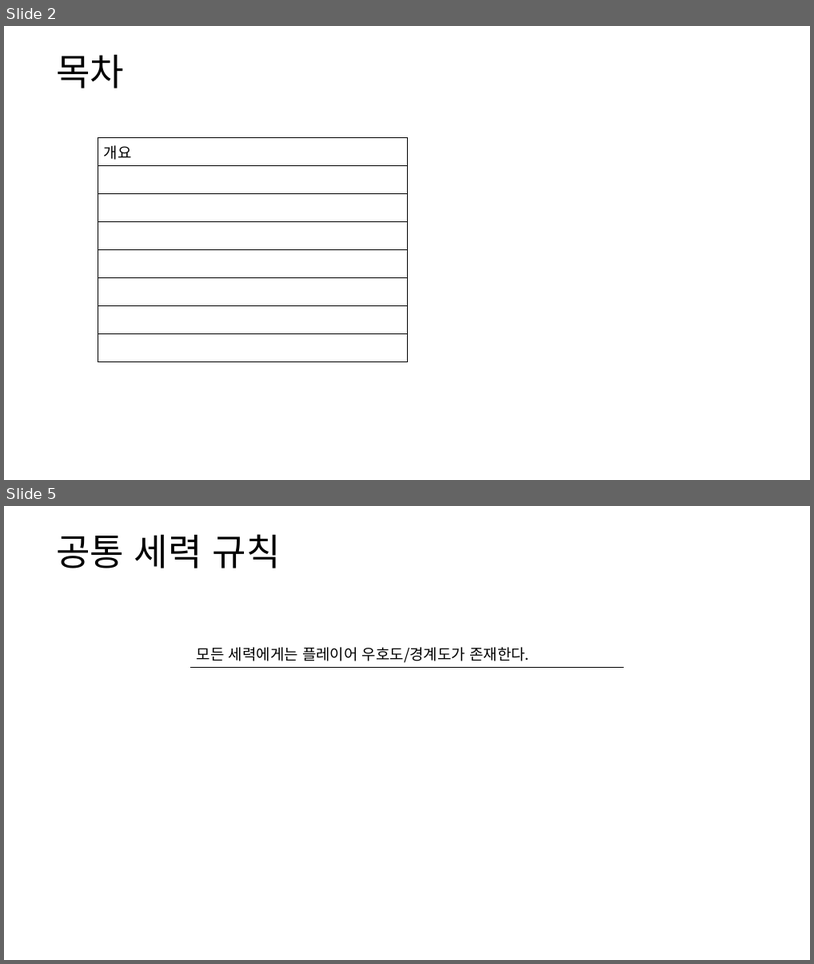
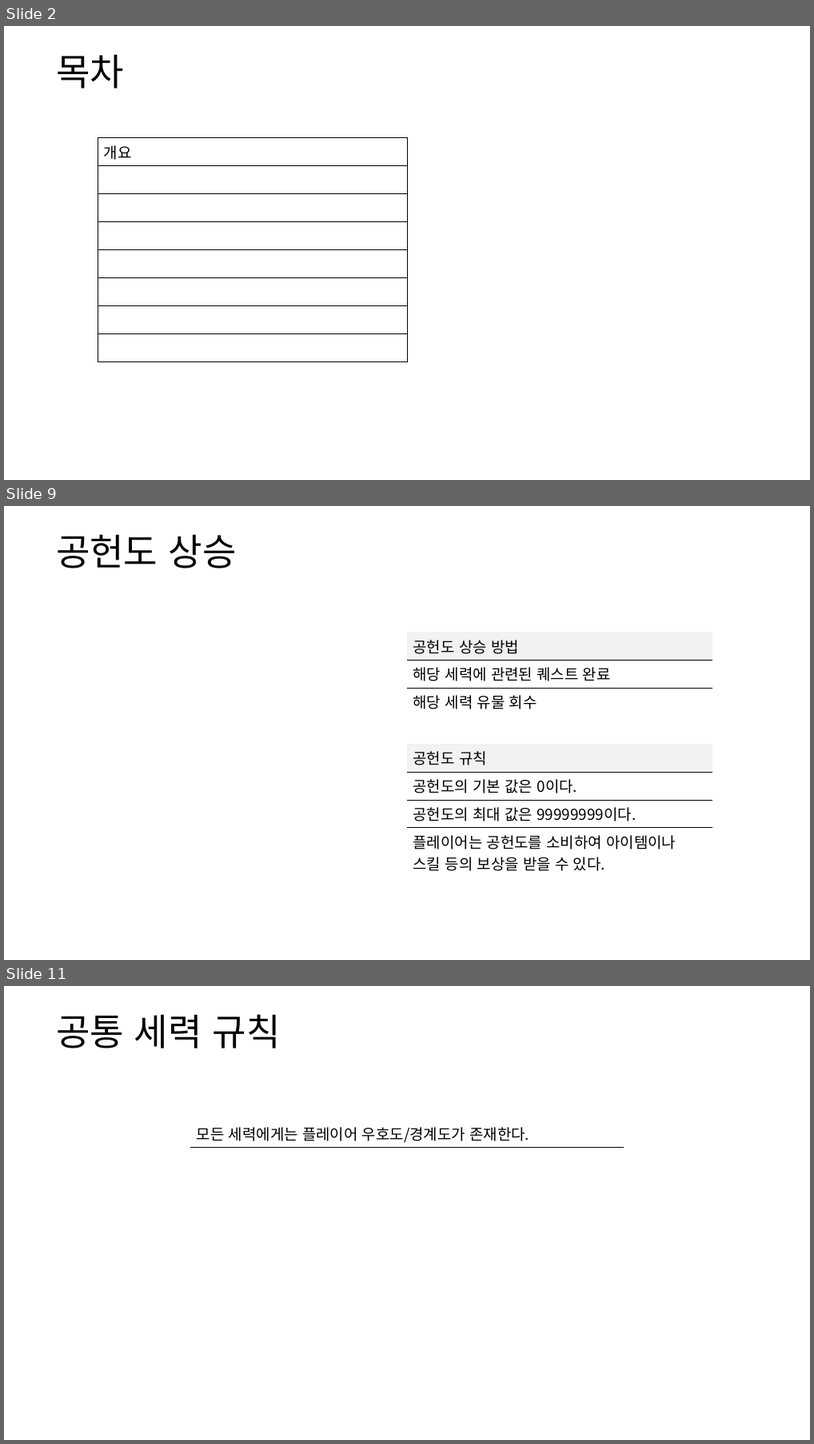
Before and after one commit to yjk0401/unityenginebasic_9th, a slide deck: 기획/방랑엽사전/세력 시스템 기획서.pptx. Shown one above the other, each under a label of ours: slides 2 and 5 before the commit, slides 2, 9 and 11 after it; the slides between them are not shown. The pictures are 814x964 and 814x1444 pixels, drawn with LibreOffice and Linux fonts; fonts in the diff are those of the drawing. Boxes give left, top, right and bottom in pixels: in the first picture for what was removed or moved away, otherwise in the second. Text is boxed around its words. In the diff, an @@ line names an element or a change of style, - is before the commit and + after.

```diff
--- a/기획/방랑엽사전/세력 시스템 기획서.pptx
+++ b/기획/방랑엽사전/세력 시스템 기획서.pptx
@@ slide 9 added at (4,506,810,960), background #FFFFFF @@
@@ text added at (56,534,237,568), 44 pt, text #000000 @@
+공헌도 상승
@@ table added at (407,632,713,874), 8 rows, 1 columns @@
+공헌도 상승 방법
+해당 세력에 관련된 퀘스트 완료
+해당 세력 유물 회수
+
+공헌도 규칙
+공헌도의 기본 값은 0이다.
+공헌도의 최대 값은 99999999이다.
+플레이어는 공헌도를 소비하여 아이템이나 / 스킬 등의 보상을 받을 수 있다.
@@ what was slide 5 is now slide 11 @@
```
Also in this commit, not shown: 2 slides changed, 5 other slides added, 2 other files.
